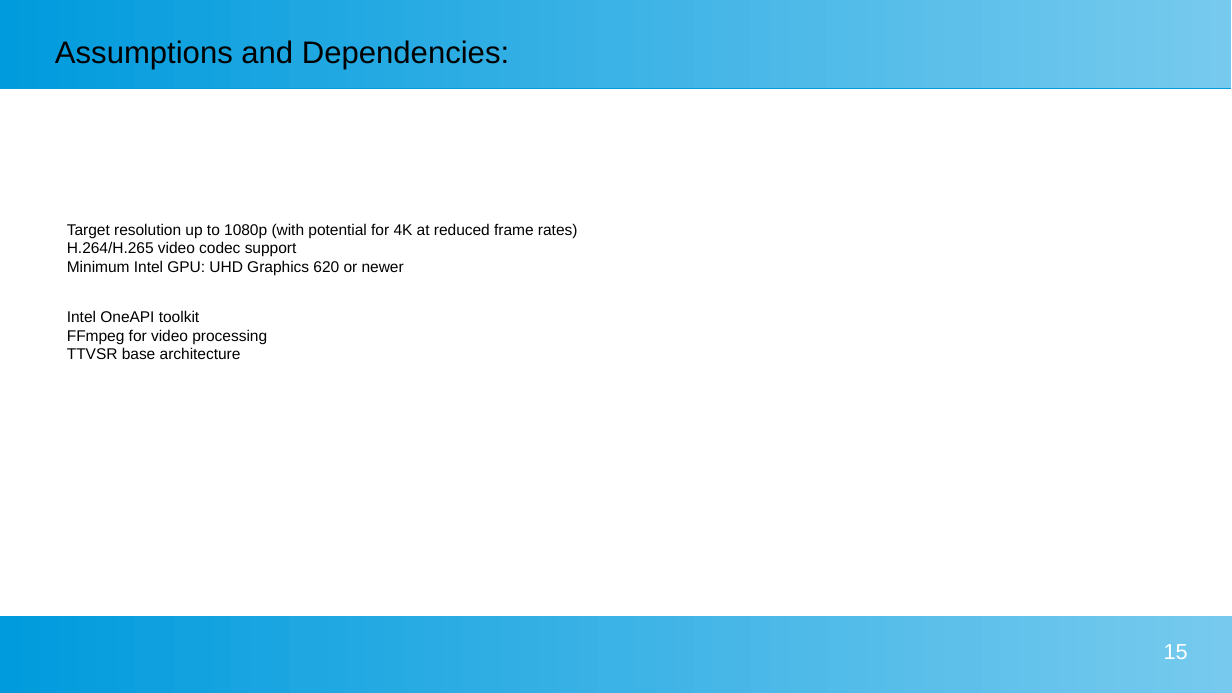
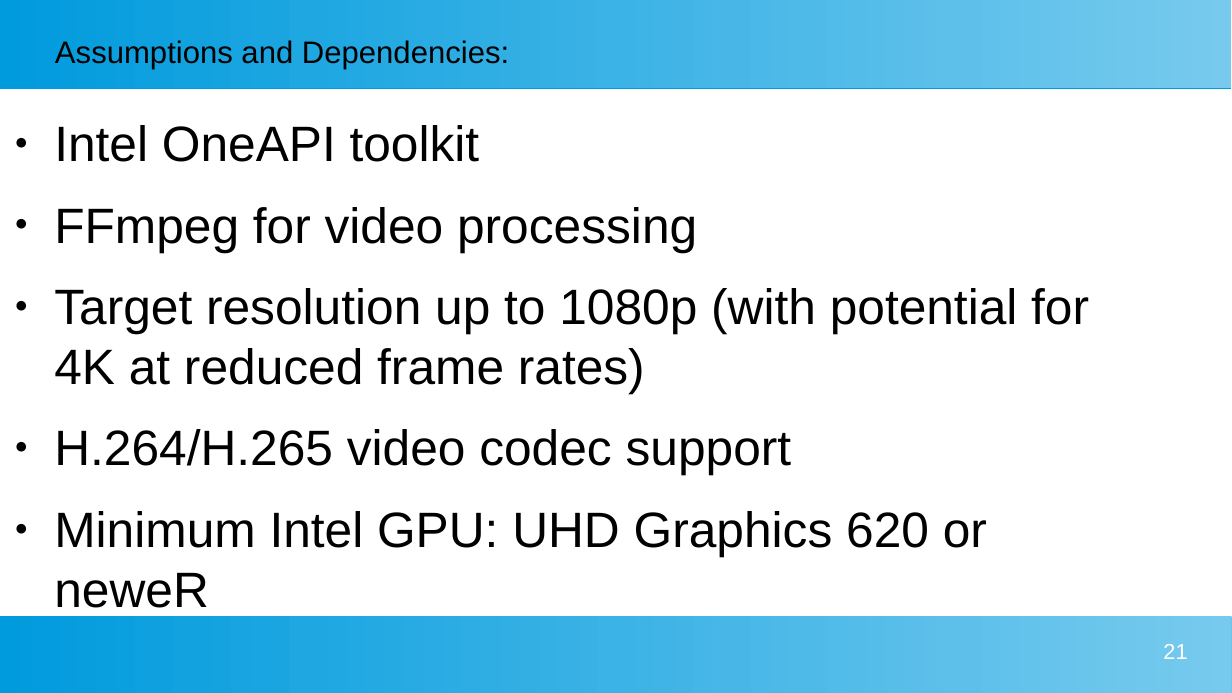
Before and after one commit to pradeepkdlkrni/sem4_project_submissions, a slide deck: slide 21 of submission/phase1/powerPoint/vsr.ppsx (slide 15 before the commit). Drawn at 1232x693 pixels with LibreOffice and Linux fonts; fonts in the diff are those of the drawing. Boxes give left, top, right and bottom in pixels: in the first picture for what was removed or moved away, otherwise in the second. Text is boxed around its words. In the diff, an @@ line names an element or a change of style, - is before the commit and + after.

```diff
--- a/submission/phase1/powerPoint/vsr.ppsx
+++ b/submission/phase1/powerPoint/vsr.ppsx
@@ text "Intel OneAPI toolkit": place and size @@
-text "Intel OneAPI toolkit" at [67,223,578,275]
+text "Intel OneAPI toolkit" at [54,125,1089,557]
@@ text at [54,125,697,252]: paragraphs added @@
+● Intel OneAPI toolkit
+● FFmpeg for video processing
@@ text at [54,288,1089,475]: size 10 to 32 pt in "Target resolution up to 1080p (with potential ...", "H.264/H.265 video codec support"; bullet none to ●; more space between paragraphs @@
@@ text removed at [67,310,267,359] @@
-Intel OneAPI toolkit
-FFmpeg for video processing
-TTVSR base architecture
@@ text at [54,511,987,557]: text changed; size 10 to 32 pt @@
-Minimum Intel GPU: UHD Graphics 620 or newer
+● Minimum Intel GPU: UHD Graphics 620 or neweR
@@ page number at [1163,644,1187,659]: text changed @@
-15
+21
```
Also in this commit, not shown: 6 other slides changed, 11 slides added, 3 slides removed.
